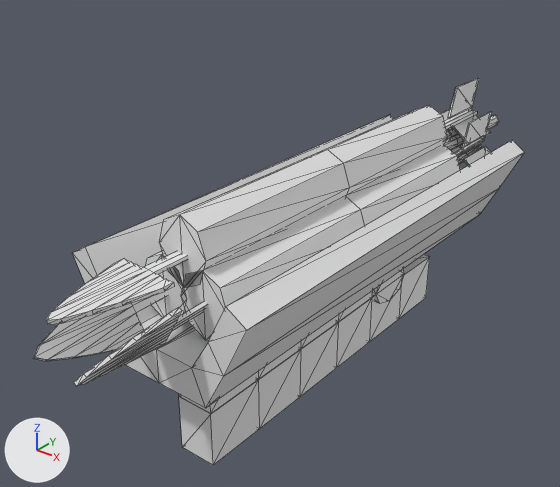
Before and after pictures for a commit that changed the FBX model vertical slice/Assets/3D Assets/Tower/Weapons/Rocket/darkness_tower_rocket1.FBX.
Camera for both pictures: a 50 mm camera at (0.545, -0.78, 0.851) aimed at (-0.057, -0.027, 0.384). Every picture has the same lights, and +X, +Y and +Z are marked at lower left. Mesh edges are drawn as thin lines. Materials are left out; every surface is plain grey. Where no turn or scale is listed for an object, it has been applied to the vertices.

The first picture shows 'Object001', 'rocket1'.
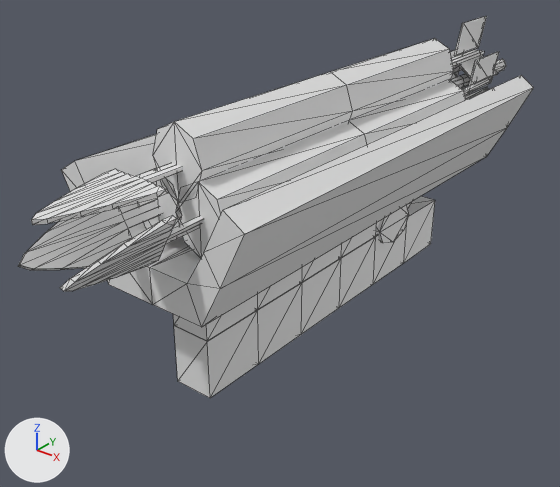
ob_platform_rocket1 is not drawn itself; it is the parent of ob_rocket1.

Scene script edits in JSON lines:
```json
{"block": "me_mesh", "where": "# used by ob_rocket1; parent = ob_platform_rocket1; location = (0.0, 0.0000153, 23.86); rotation_euler = (-1.571, 0.0, -3.142), in degrees (-90, 0, -180); scale = (0.509, 0.623, 1.8)"}
{"op": "remove", "block": "me_mesh", "code": "me_mesh.from_pydata(...)  # 104 vertices, 192 faces; spans x -25.5..25.7, y -37.7..6.2, z -18.8..17.3"}
{"op": "add", "block": "me_mesh", "code": "me_mesh.from_pydata(...)  # 430 vertices, 780 faces; spans x -25.5..25.7, y -6.2..47.5, z -24.4..28.7"}
{"block": "me_mesh", "change": "me_mesh part 1: the loose piece of 28 vertices spanning x -25.5..25.7, y -37.7..-15.9, z -18.8..17.3 is turned 180 degrees about the x axis through the mesh origin"}
{"block": "me_mesh", "change": "me_mesh part 2: the loose piece of 24 vertices spanning x -5.2..5.2, y -18.7..-6.3, z -14.5..14.5 is turned 180 degrees about the x axis through the mesh origin"}
{"block": "me_mesh", "change": "me_mesh part 3: the loose piece of 24 vertices spanning x -6.2..6.1, y -12.4..-2.6, z -9.4..-4.9 is turned -180 degrees about the x axis through the mesh origin"}
{"block": "me_mesh", "change": "me_mesh part 4: 326 vertices added at x -12.7..13.2, y 23.1..47.5, z -24.4..28.7"}
{"op": "remove", "block": "ob_object001", "code": ["ob_object001 = bpy.data.objects.new('Object001', me_mesh_001)", "ob_object001.location = (0.0, 0.0, 0.239)"]}
{"op": "set", "path": "ob_rocket1.location", "old": "(0.0, 0.0000153, 23.86)", "new": "(0.0, 146.4, 3.386)"}
{"op": "set", "path": "ob_rocket1.rotation_euler", "old": "(-1.571, 0.0, -3.142)", "new": "(1.571, 0.0, -3.142)", "note": "degrees (-90, 0, -180) -> degrees (90, 0, -180)"}
{"op": "set", "path": "ob_rocket1.scale", "old": "(0.509, 0.623, 1.8)", "new": "(0.0509, 0.0623, 0.18)"}
{"op": "set", "path": "ob_platform_rocket1.location", "old": "(0.0, 0.0, 0.0)", "new": "(0.0, -14.64, 0.0)"}
{"op": "set", "path": "ob_platform_rocket1.scale", "old": "(0.01, 0.01, 0.01)", "new": "(0.1, 0.1, 0.1)"}
```

Boxes (x1, y1, x2, y2) around the edits, measured in the pictures (560 x 487 px; the box of a moved part takes in the faces that stretch with it):
```json
{"object": "rocket1", "change": "reshaped, moved, rescaled, turned", "before": [73, 115, 525, 465], "after": [18, 16, 534, 398]}
{"object": "Object001", "change": "deleted", "before": [33, 78, 499, 386]}
{"part": 1, "of": "me_mesh", "change": "moved or reshaped", "before": [73, 115, 525, 408], "after": [62, 75, 534, 327]}
{"part": 2, "of": "me_mesh", "change": "moved or reshaped", "before": [179, 289, 374, 413], "after": [173, 202, 411, 341]}
{"part": 3, "of": "me_mesh", "change": "moved or reshaped", "before": [373, 269, 404, 304], "after": [377, 205, 409, 243]}
{"part": 4, "of": "me_mesh", "change": "added", "after": [18, 16, 506, 291]}
```
